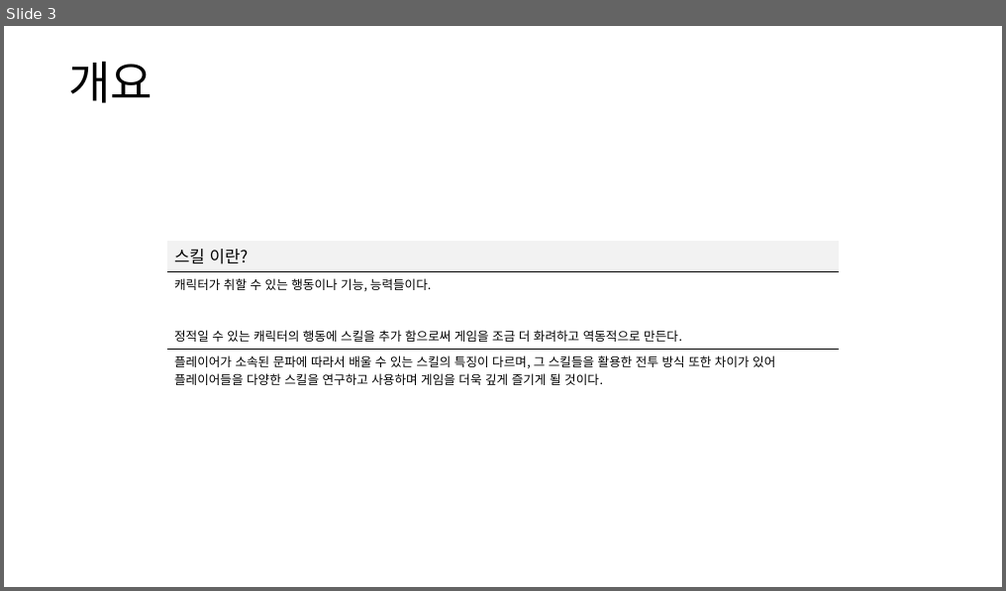
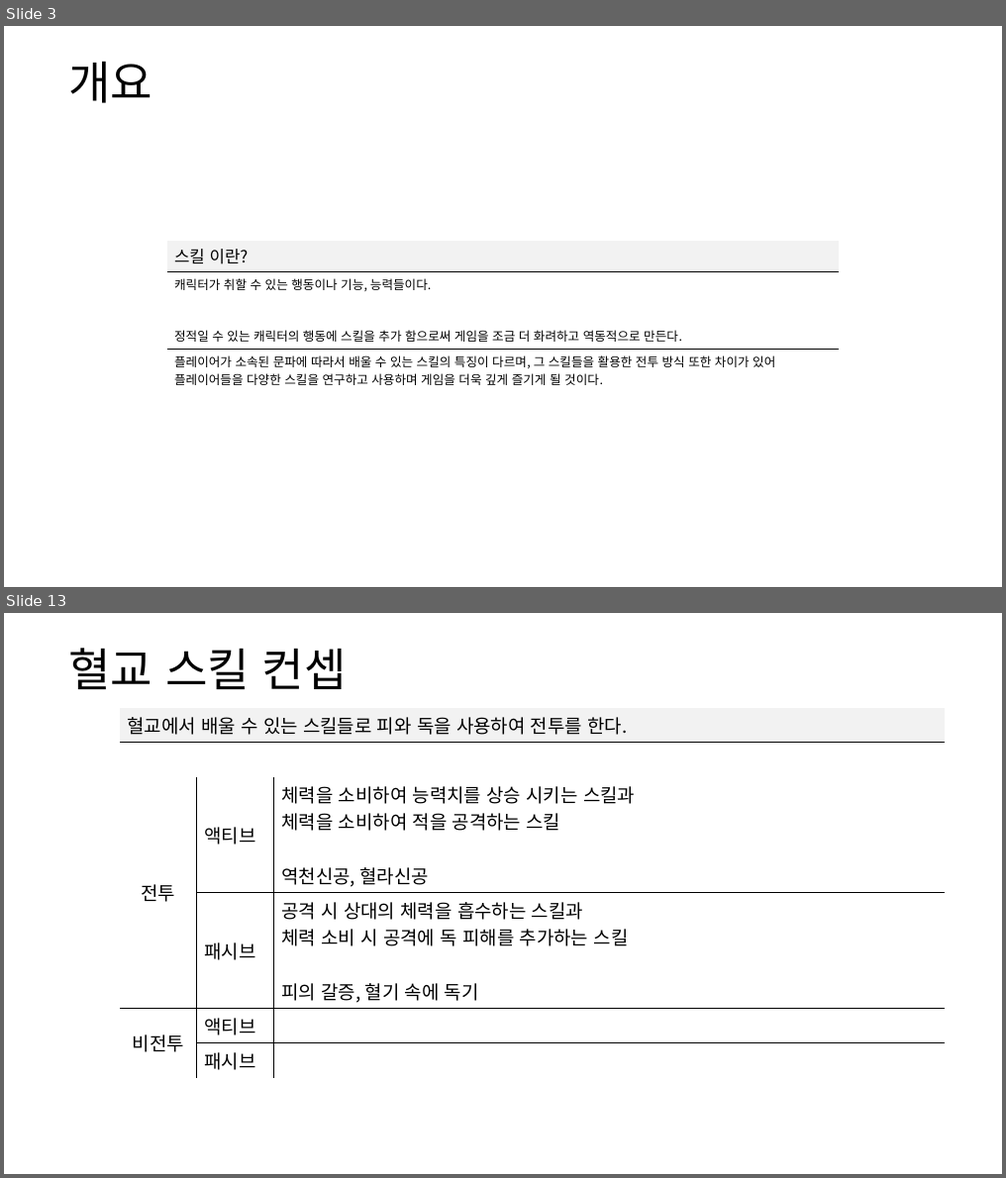
Before and after one commit to yjk0401/unityenginebasic_9th, a slide deck: 기획/방랑엽사전/스킬 기획서.pptx. Shown one above the other, each under a label of ours: slide 3 before the commit, slides 3 and 13 after it; the slides between them are not shown. The pictures are 1006x591 and 1006x1178 pixels, drawn with LibreOffice and Linux fonts; fonts in the diff are those of the drawing. Boxes give left, top, right and bottom in pixels: in the first picture for what was removed or moved away, otherwise in the second. Text is boxed around its words. In the diff, an @@ line names an element or a change of style, - is before the commit and + after.

```diff
--- a/기획/방랑엽사전/스킬 기획서.pptx
+++ b/기획/방랑엽사전/스킬 기획서.pptx
@@ slide 13 added at [4,613,1002,1174], background #FFFFFF @@
@@ text added at [68,648,347,689], 44 pt, text #000000 @@
+혈교 스킬 컨셉
@@ table added at [120,708,945,1074], 6 rows, 3 columns @@
+혈교에서 배울 수 있는 스킬들로 피와 독을 사용하여 전투를 한다. |  | 
+ |  | 
+전투 | 액티브 | 체력을 소비하여 능력치를 상승 시키는 스킬과 / 체력을 소비하여 적을 공격하는 스킬 / 역천신공, 혈라신공
+ | 패시브 | 공격 시 상대의 체력을 흡수하는 스킬과 / 체력 소비 시 공격에 독 피해를 추가하는 스킬 / 피의 갈증, 혈기 속에 독기
+비전투 | 액티브 | 
+ | 패시브 | 
```
Also in this commit, not shown: 2 slides changed, 11 other slides added.
